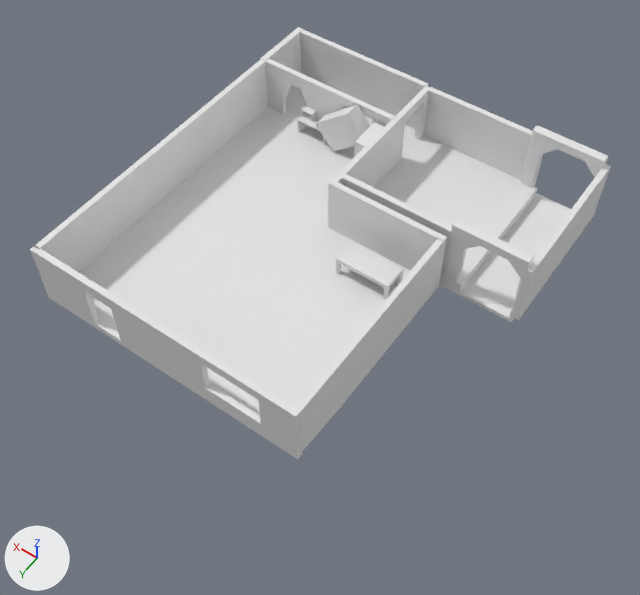
A saved change to the Blender file GameLevelFinished.blend.
Camera for both pictures: a 50 mm lens placed at (-29.3, 72.3, 81.5), pointed at (8.9, 18.9, -2.4). Lighting does not change. The marker at lower left points along +X, +Y and +Z.

Objects in the first picture: 'Hallway Wall North', 'Hallway Wall South', 'Lobby Floor', 'Lobby Wall East', 'Lobby Wall North', 'Lobby Wall South', 'Lobby Wall West', 'Subway Arch South', 'Subway Terminal Floor', 'Subway Wall East', 'Subway Wall North', 'Subway Wall West'.
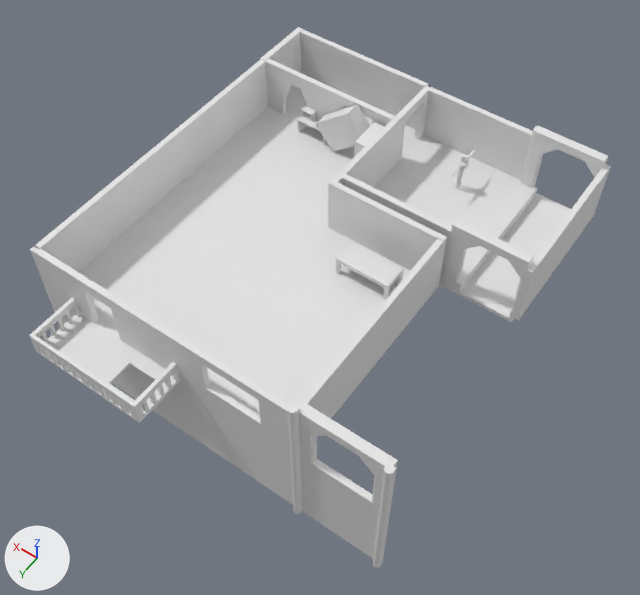
Commit message: Nre Game Level

Where the change shows, as pixel boxes (x1, y1, x2, y2) in the pictures (640 x 595 px):
'Lobby Wall North', reshaped (28% wider, 47% taller): before (30, 245, 302, 459); after (30, 245, 379, 559)
'Cube.002', added: after (29, 298, 180, 423)
'Subway Arch South.001', added: after (299, 403, 398, 508)
'Pillar2', added: after (373, 463, 396, 568)
'Pillar', added: after (288, 403, 302, 514)
'Cylinder.001', added: after (451, 150, 476, 187)
part 1 of me_cube_015, built on: after (49, 298, 379, 559)

What changed in the scene script:
```text
Add mat_material_006:
    mat_material_006 = principled_material('Material.006')
    mat_material_006.base_color = (0.8, 0.8, 0.8)  # white #e7e7e7
Change me_cube_015:
    used by ob_lobby_wall_north; location = (-10.9, 38.5, 0.5); rotation_euler = (0.0, 0.0, 1.571), in degrees (0, 0, 90)
    remove me_cube_015.from_pydata(...)  # 181 vertices, 150 faces; spans x -0.4..0.4, y -44.4..-8.4, z -0.5..8.1
    add me_cube_015.from_pydata(...)  # 255 vertices, 224 faces; spans x -0.4..0.4, y -44.4..2.1, z -12.4..8.1
    me_cube_015 part 1
    15 faces are deleted
    4 vertices are added at (0.4, -8.4, 0.6), (-0.4, -8.4, 0.6), (-0.4, 2.1, 0.6), (0.4, 2.1, 0.6)
    32 new vertices lie (0.0, 0.0, -8.7) away from vertices in x -0.4..0.4, y -44.4..-8.4, z -0.5
    32 new vertices lie (0.0, 0.0, -3.2) away from vertices in x -0.4..0.4, y -44.4..-8.4, z -9.2
    6 new vertices lie (0.0, 10.5, 0.0) away from vertices in x -0.4..0.4, y -8.4, z -12.4..-0.5
    89 new faces join them
Add me_cube_025:
    me_cube_025.from_pydata(...)  # 20 vertices, 12 faces; spans x -0.5..0.5, y -0.5..0.5, z -15.9..6.2
Add me_cube_023:
    me_cube_023.from_pydata(...)  # 59 vertices, 54 faces; spans x -5.77..4.77, y -0.78..0.39, z -4.37..4.37
Add me_cylinder_001:
    me_cylinder_001.from_pydata(...)  # 4841 vertices, 3604 faces; spans x -2.6..2.0, y -9.7..9.6, z -25.3..45.4
    me_cylinder_001.materials.append(mat_material_006)  # white #e7e7e7
Add me_cube_010:
    me_cube_010.from_pydata(...)  # 572 vertices, 492 faces; spans x -7.0..8.3, y -0.1..3.1, z -3.2..3.2
Add ob_pillar2:
    ob_pillar2 = bpy.data.objects.new('Pillar2', me_cube_025)
    ob_pillar2.location = (-13.0, 39.1, 4.0)
Add ob_pillar:
    ob_pillar = bpy.data.objects.new('Pillar', me_cube_025.copy())
    ob_pillar.location = (-2.4, 39.1, 4.0)
Add ob_subway_arch_south_001:
    ob_subway_arch_south_001 = bpy.data.objects.new('Subway Arch South.001', me_cube_023)
    ob_subway_arch_south_001.location = (-7.3, 38.4, 5.4)
Add ob_cylinder_001:
    ob_cylinder_001 = bpy.data.objects.new('Cylinder.001', me_cylinder_001)
    ob_cylinder_001.location = (3.4, -3.7, 4.6)
    ob_cylinder_001.rotation_euler = (0.0, 0.0, -3.142)  # degrees (0, 0, -180)
    ob_cylinder_001.scale = (-0.304, -0.304, -0.0719)
Add ob_cube_002:
    ob_cube_002 = bpy.data.objects.new('Cube.002', me_cube_010)
    ob_cube_002.location = (21.5, 42.0, 0.6)
    ob_cube_002.rotation_euler = (1.571, 0.0, -3.142)  # degrees (90, 0, -180)
```
